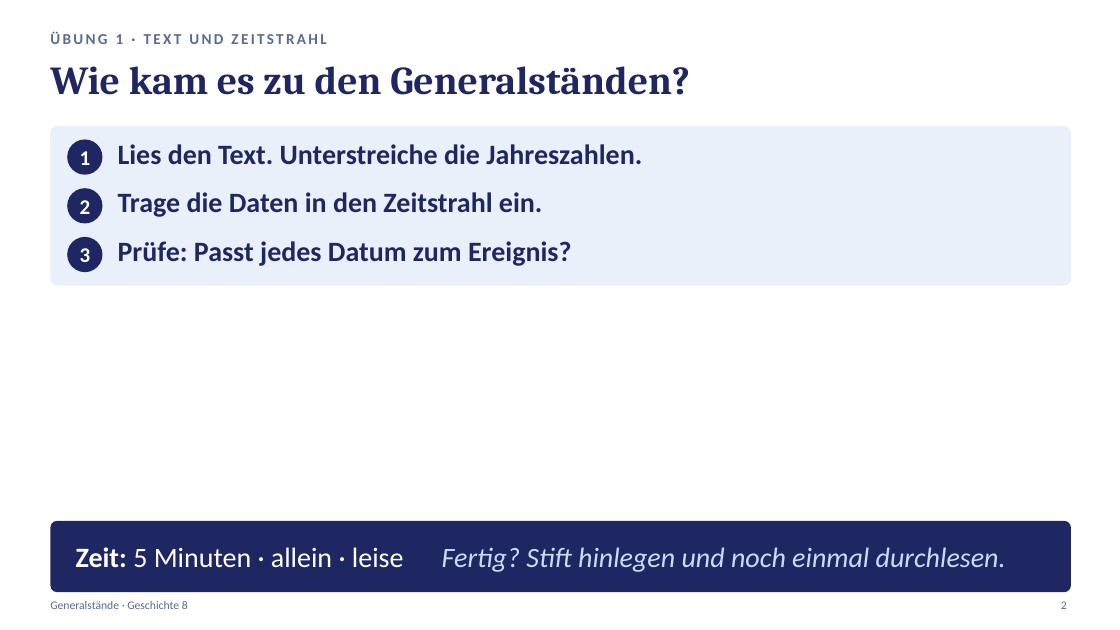
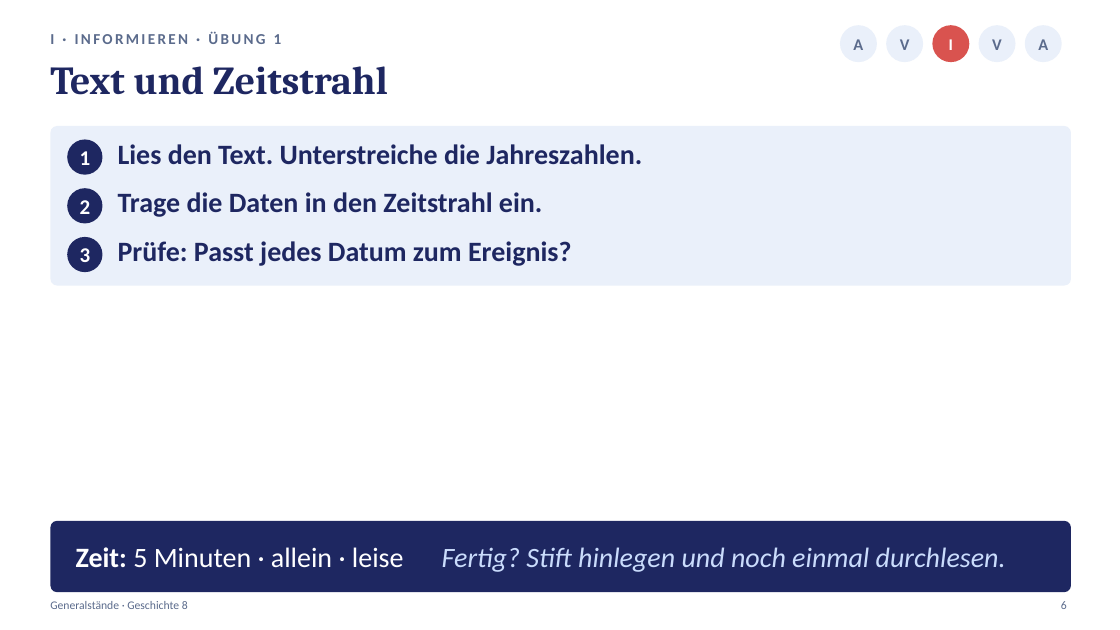
Before and after one commit to golzkonstantin-gif/Schule, a slide deck: slide 6 of Geschichte_8/Generalstaende_Stunde1/Praesentation_Generalstaende_Stunde1.pptx (slide 1 before the commit). Drawn at 1120x630 pixels with LibreOffice and Linux fonts; fonts in the diff are those of the drawing. Boxes give left, top, right and bottom in pixels: in the first picture for what was removed or moved away, otherwise in the second. Text is boxed around its words. In the diff, an @@ line names an element or a change of style, - is before the commit and + after.

```diff
--- a/Geschichte_8/Generalstaende_Stunde1/Praesentation_Generalstaende_Stunde1.pptx
+++ b/Geschichte_8/Generalstaende_Stunde1/Praesentation_Generalstaende_Stunde1.pptx
@@ ellipse added at <box>840,25,877,62</box>, fill #EAF0FA @@
@@ ellipse added at <box>886,25,923,62</box>, fill #EAF0FA @@
@@ ellipse added at <box>933,25,970,62</box>, fill #D9534F @@
@@ ellipse added at <box>979,25,1016,62</box>, fill #EAF0FA @@
@@ ellipse added at <box>1025,25,1062,62</box>, fill #EAF0FA @@
@@ text at <box>50,31,282,44</box>: text changed @@
-ÜBUNG 1 · TEXT UND ZEITSTRAHL
+I · INFORMIEREN · ÜBUNG 1
@@ text added at <box>853,39,863,50</box>, 14 pt, text #5B6B8C, bold @@
+A
@@ text added at <box>900,39,910,50</box>, 14 pt, text #5B6B8C, bold @@
+V
@@ text added at <box>949,39,953,50</box>, 14 pt, text #FFFFFF, bold @@
+I
@@ text added at <box>992,39,1002,50</box>, 14 pt, text #5B6B8C, bold @@
+V
@@ text added at <box>1038,39,1048,50</box>, 14 pt, text #5B6B8C, bold @@
+A
@@ text at <box>50,66,388,95</box>: text changed @@
-Wie kam es zu den Generalständen?
+Text und Zeitstrahl
@@ text at <box>1061,601,1067,609</box>: text changed @@
-2
+6
```
Also in this commit, not shown: 4 other slides changed, 11 slides added, 1 slide removed, 7 other files.
